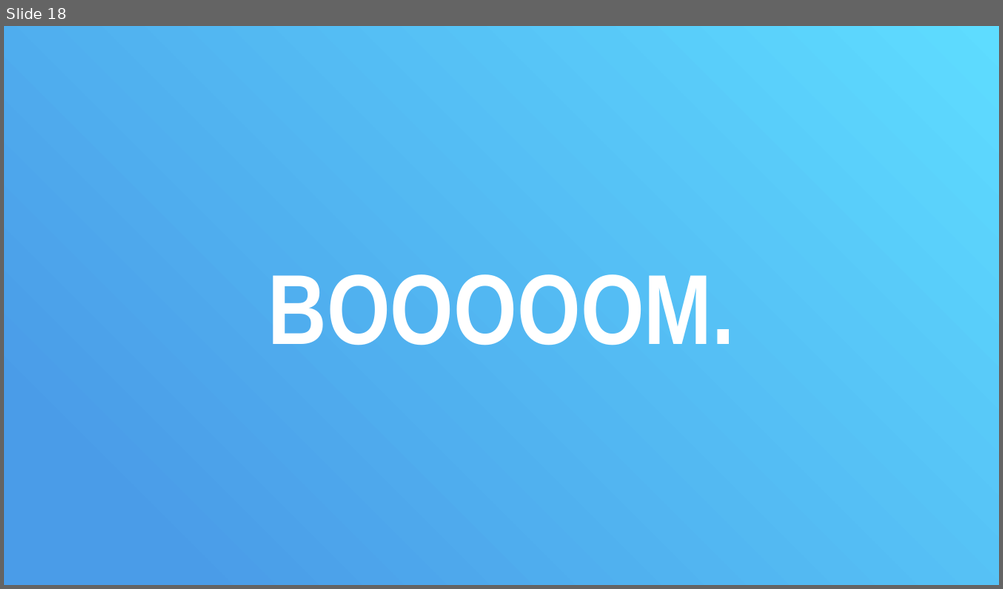
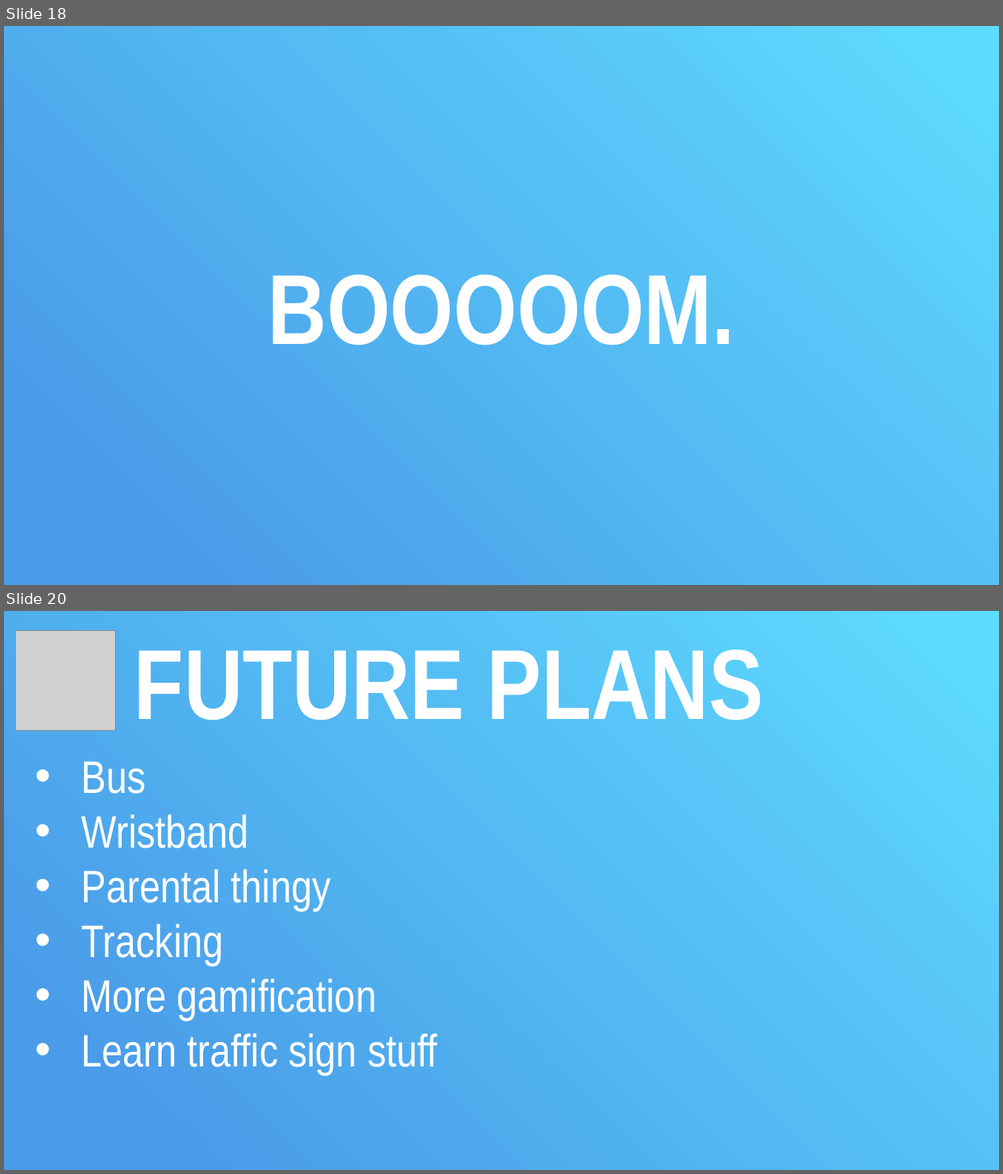
Before and after one commit to XU-Exponential-University/mb_saveEmma, a slide deck: slides/draft.pptx. Shown one above the other, each under a label of ours: slide 18 before the commit, slides 18 and 20 after it; the slides between them are not shown. The pictures are 1003x589 and 1003x1174 pixels, drawn with LibreOffice and Linux fonts; fonts in the diff are those of the drawing; grey boxes stand for pictures. Boxes give left, top, right and bottom in pixels: in the first picture for what was removed or moved away, otherwise in the second. Text is boxed around its words. In the diff, an @@ line names an element or a change of style, - is before the commit and + after.

Commit message:
update with future plans

```diff
--- a/slides/draft.pptx
+++ b/slides/draft.pptx
@@ slide 20 added at (4,611,999,1170), background #FFFFFF @@
@@ rectangle added at (4,611,999,1170), fill gradient #4A9CE8 to #5EDCFF @@
@@ picture added at (15,630,115,730) @@
@@ text added at (134,649,763,721), 96 pt, text #FFFFFF, bold @@
+FUTURE PLANS
@@ text added at (82,761,438,1076), 44 pt, text #FFFFFF @@
+• Bus
+• Wristband
+• Parental thingy
+• Tracking
+• More gamification
+• Learn traffic sign stuff
```
Also in this commit, not shown: 2 slides changed, 1 other slide added, 1 other file.
